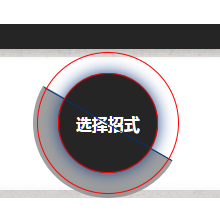
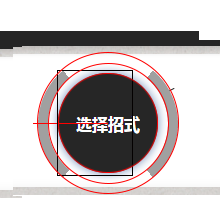
Layered file, before and after one edit (220×213). Changes by layer:
added group "组 1" with 4 layers above "图层 13" over (37, 52, 179, 194)
added layer "椭圆 1 拷贝" in group "组 1" over (48, 63, 169, 184)
moved "椭圆 1" into group "组 1" over (37, 52, 179, 194)
moved "图层 8" into group "组 1" over (58, 73, 158, 173)
removed layer "形状 1" over (44, 87, 172, 161)
removed layer "图层 9" over (0, 24, 220, 198)
removed layer "图层 7" over (0, 28, 207, 198)
added layer "矩形 1" in group "组 1" over (57, 70, 133, 176)
added layer "图层 13" above "图层 12" over (13, 47, 212, 196)
added layer "图层 12" above "图层 11" over (22, 46, 220, 198)
added layer "图层 11" over (0, 46, 199, 198)
